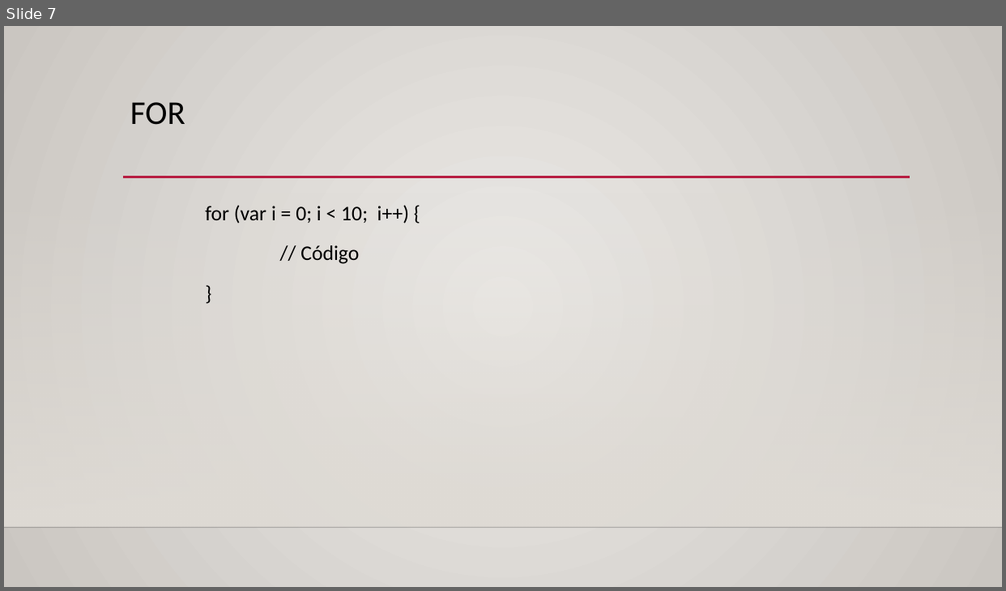
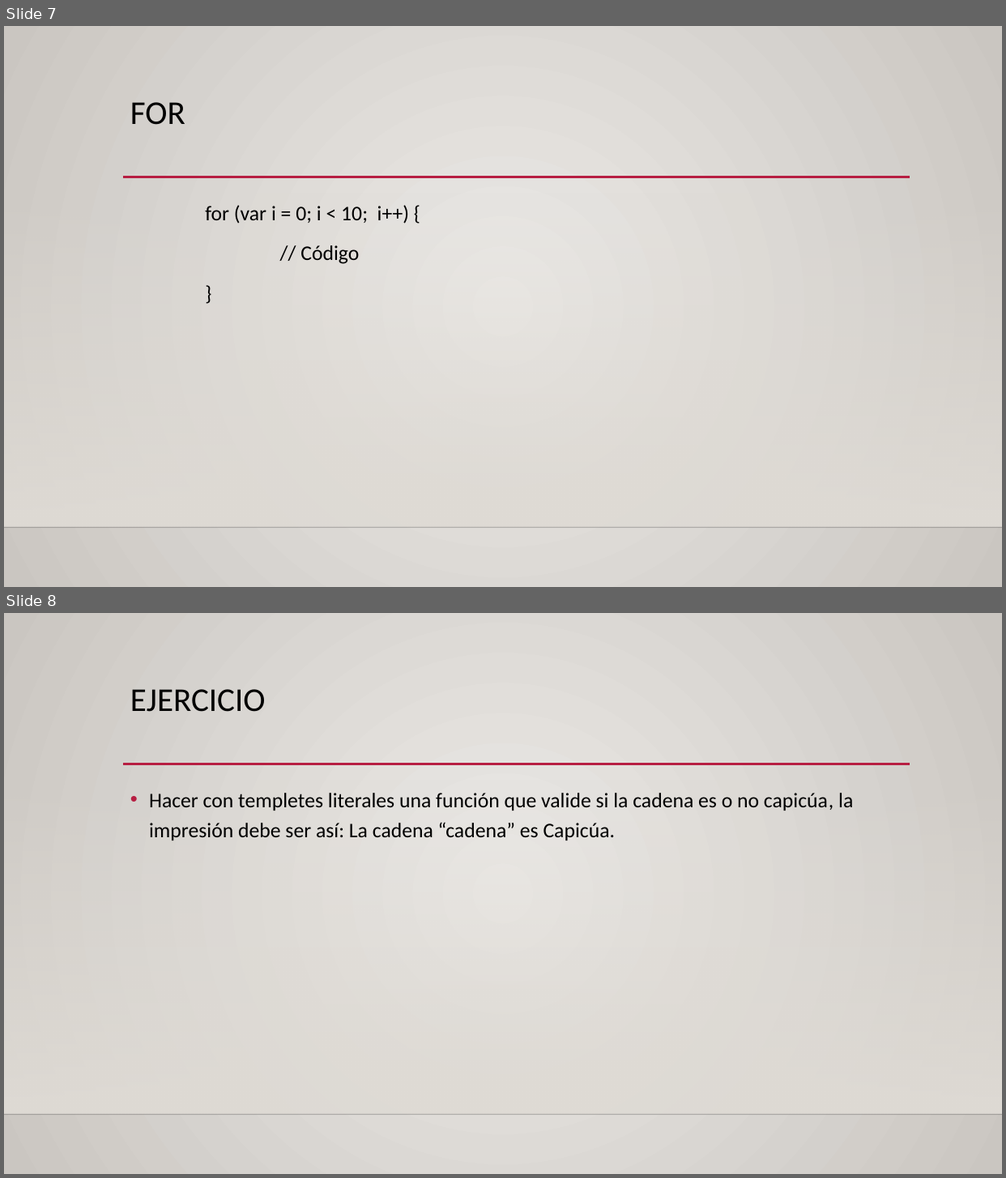
Before and after one commit to darking09/class_javascript, a slide deck: class_2/clase 2 javascript.pptx. Shown one above the other, each under a label of ours: slide 7 before the commit, slides 7 and 8 after it. The pictures are 1006x591 and 1006x1178 pixels, drawn with LibreOffice and Linux fonts; fonts in the diff are those of the drawing; background and template pictures are left out. Boxes give left, top, right and bottom in pixels: in the first picture for what was removed or moved away, otherwise in the second. Text is boxed around its words. In the diff, an @@ line names an element or a change of style, - is before the commit and + after.

Commit message:
Ejercicios y clase 3

```diff
--- a/class_2/clase 2 javascript.pptx
+++ b/class_2/clase 2 javascript.pptx
@@ slide 8 added at (4, 613, 1002, 1174), background gradient #ECEAE7 to #CAC7C1; not listed: 3 template elements that a slide beside it also shows @@
@@ title added at (130, 689, 266, 712), 32 pt, text #000000 @@
+EJERCICIO
@@ text added at (149, 793, 853, 841), 20 pt, text #000000 @@
+• Hacer con templetes literales una función que valide si la cadena es o no capicúa, la impresión debe ser así: La cadena “cadena” es Capicúa.
```
Also in this commit, not shown: 4 other files.
